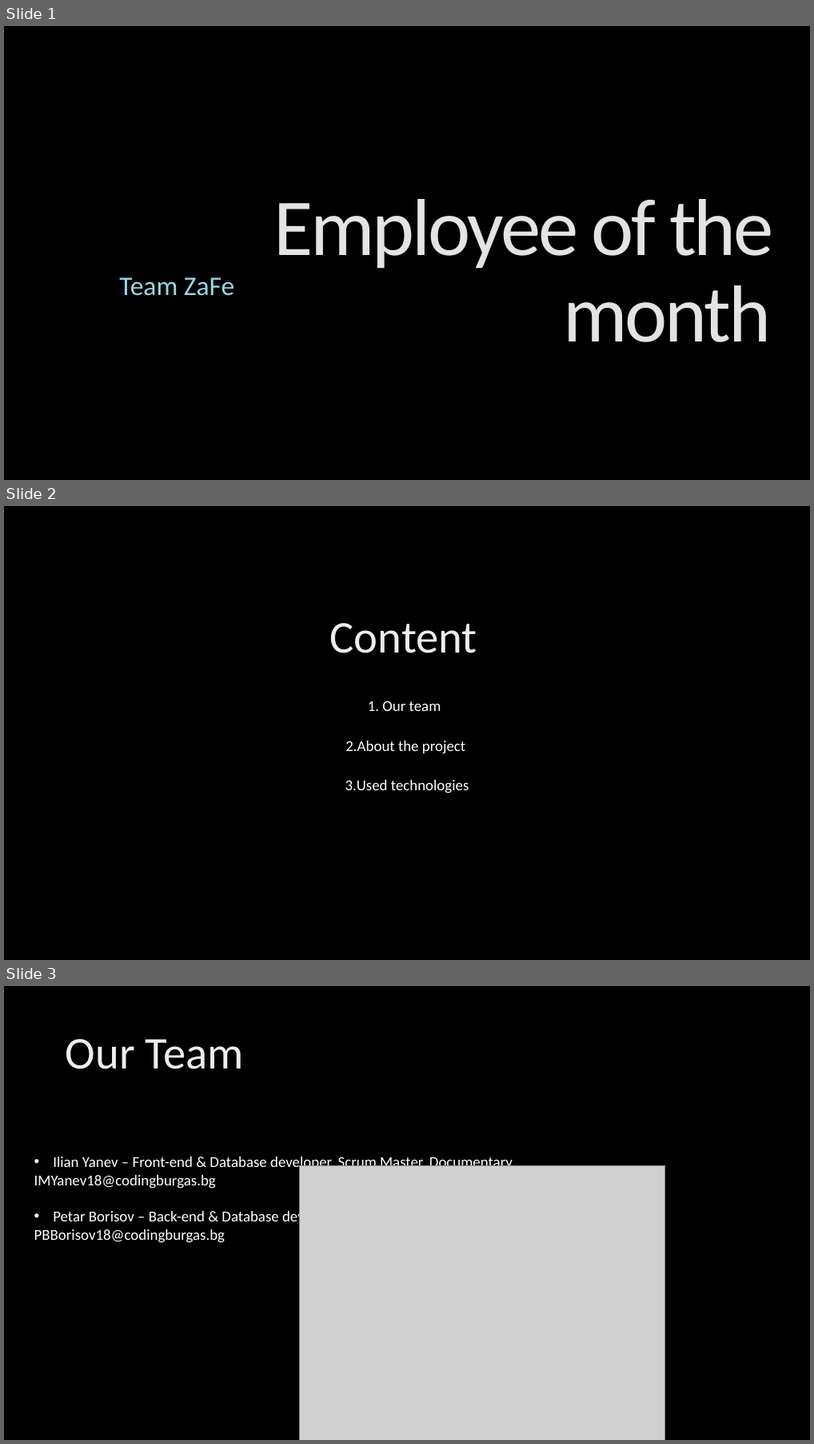
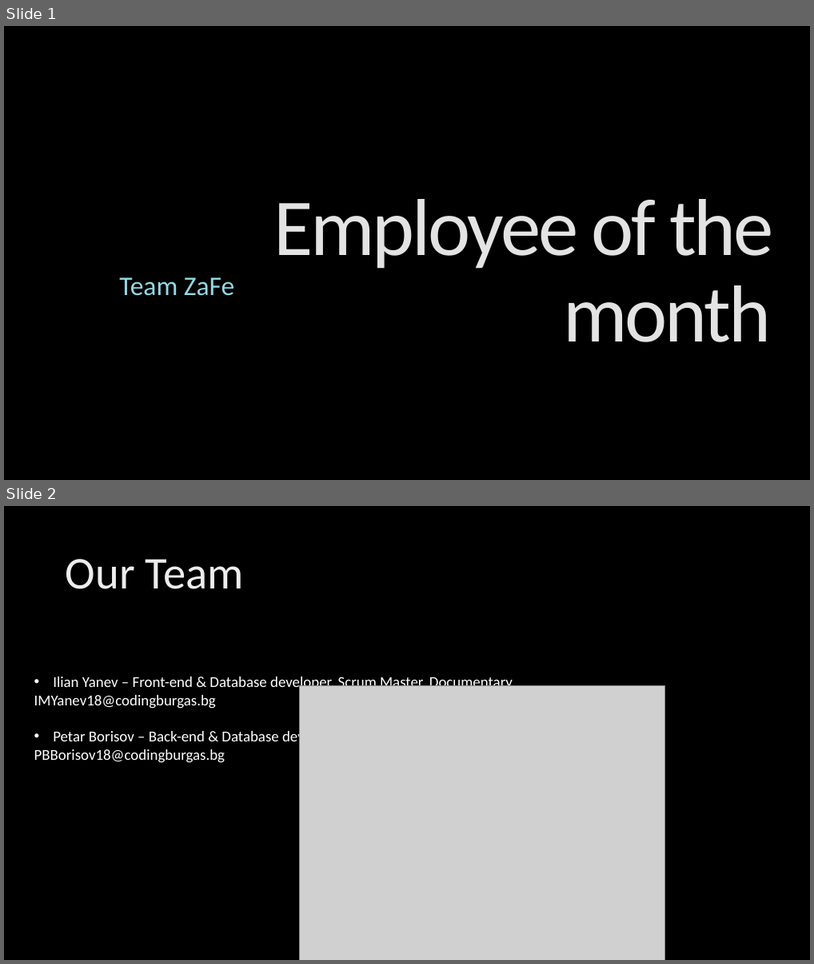
Before and after one commit to IMYanev18/Musala-Soft-Project, a slide deck: Docs/Presentation.pptx. Shown one above the other, each under a label of ours: slides 1, 2 and 3 before the commit, slides 1 and 2 after it. The pictures are 814x1444 and 814x964 pixels, drawn with LibreOffice and Linux fonts; fonts in the diff are those of the drawing; grey boxes stand for pictures; background and template pictures are left out. Boxes give left, top, right and bottom in pixels: in the first picture for what was removed or moved away, otherwise in the second. Text is boxed around its words. In the diff, an @@ line names an element or a change of style, - is before the commit and + after.

```diff
--- a/Docs/Presentation.pptx
+++ b/Docs/Presentation.pptx
@@ slide 2 removed at (x1=4, y1=506, x2=810, y2=960), background picture (left out) @@
@@ title removed at (x1=330, y1=623, x2=478, y2=653) @@
-Content
@@ text removed at (x1=368, y1=700, x2=442, y2=711) @@
-1. Our team
@@ text removed at (x1=346, y1=740, x2=466, y2=754) @@
-2.About the project
@@ text removed at (x1=346, y1=780, x2=470, y2=793) @@
-3.Used technologies
@@ what was slide 3 is now slide 2 @@
```
Also in this commit, not shown: 1 slide changed.
